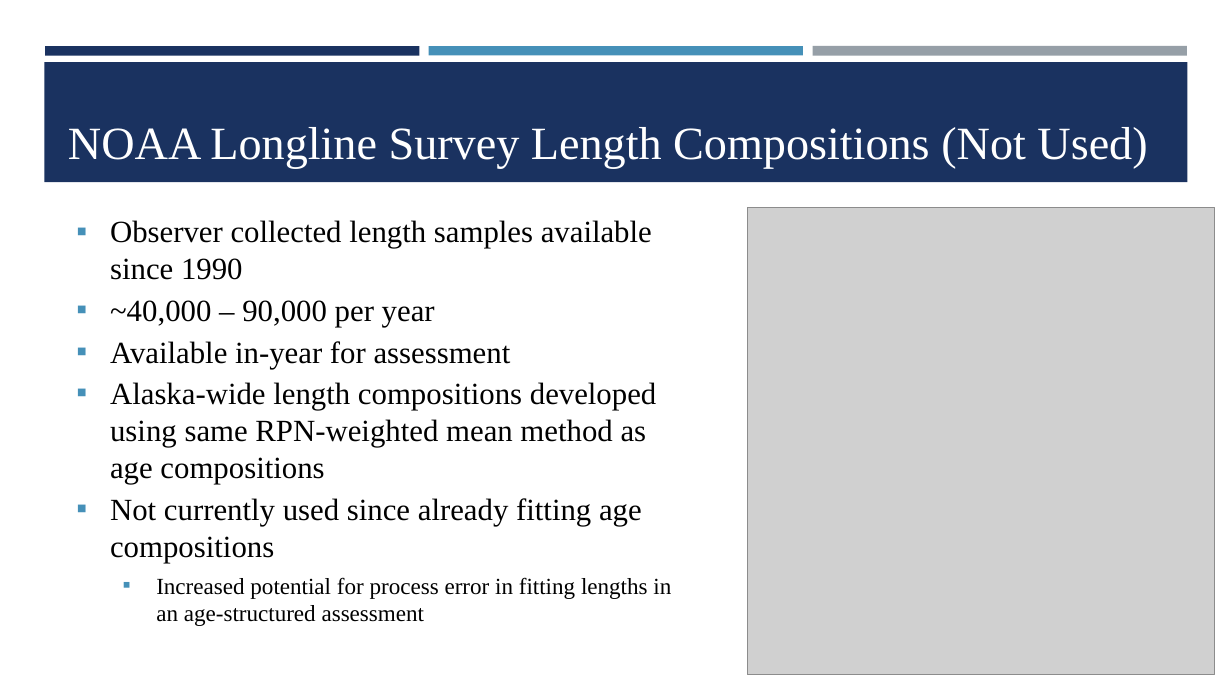
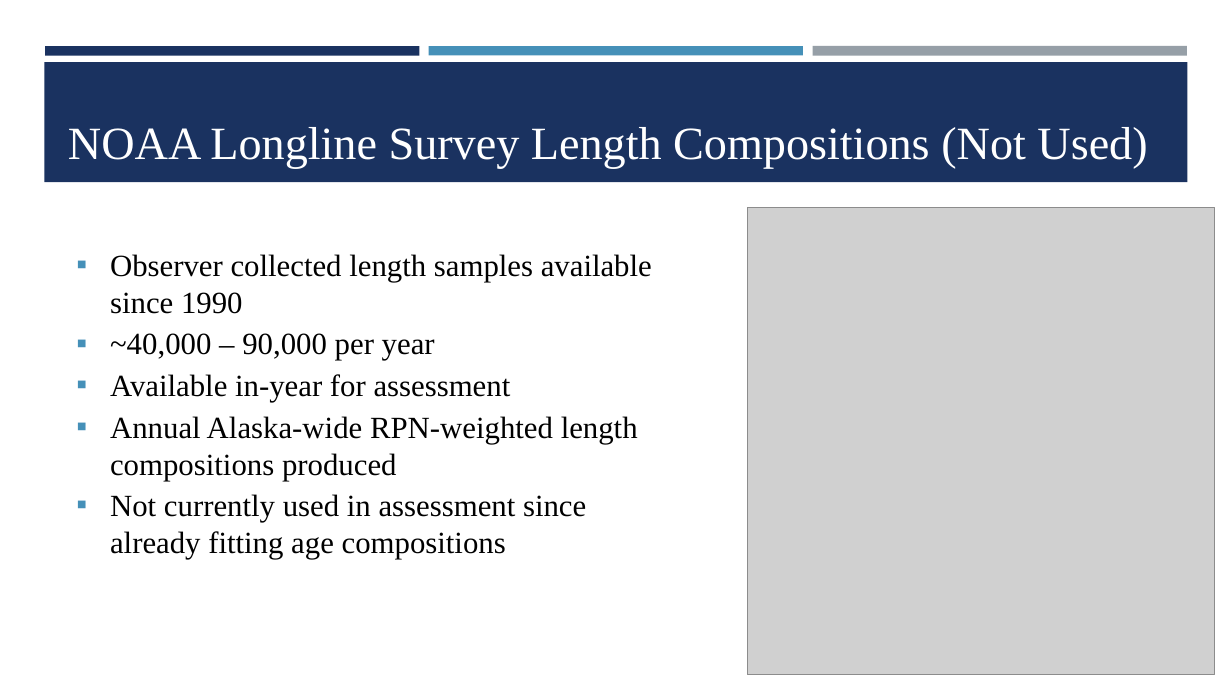
Before and after one commit to dgoethel-noaa/2026_Sablefish_CIE, a slide deck: slide 17 of Presentations/6. Sablefish CIE_Data_Assessment.pptx (slide 15 before the commit). Drawn at 1232x693 pixels with LibreOffice and Linux fonts; fonts in the diff are those of the drawing; grey boxes stand for pictures; background and template pictures are left out. Boxes give left, top, right and bottom in pixels: in the first picture for what was removed or moved away, otherwise in the second. Text is boxed around its words. In the diff, an @@ line names an element or a change of style, - is before the commit and + after.

```diff
--- a/Presentations/6. Sablefish CIE_Data_Assessment.pptx
+++ b/Presentations/6. Sablefish CIE_Data_Assessment.pptx
@@ text "Observer collected length samples available ...": place and size @@
-text "Observer collected length samples available ..." at bbox=[110, 220, 671, 626]
+text "Observer collected length samples available ..." at bbox=[110, 254, 652, 559]
@@ text at bbox=[110, 416, 638, 559]: text changed @@
-▪ Alaska-wide length compositions developed using same RPN-weighted mean method as age compositions
-▪ Not currently used since already fitting age compositions
-  ▪ Increased potential for process error in fitting lengths in an age-structured assessment
+▪ Annual Alaska-wide RPN-weighted length compositions produced
+▪ Not currently used in assessment since already fitting age compositions
```
Also in this commit, not shown: 11 other slides changed, 2 slides added, 2 other files.
